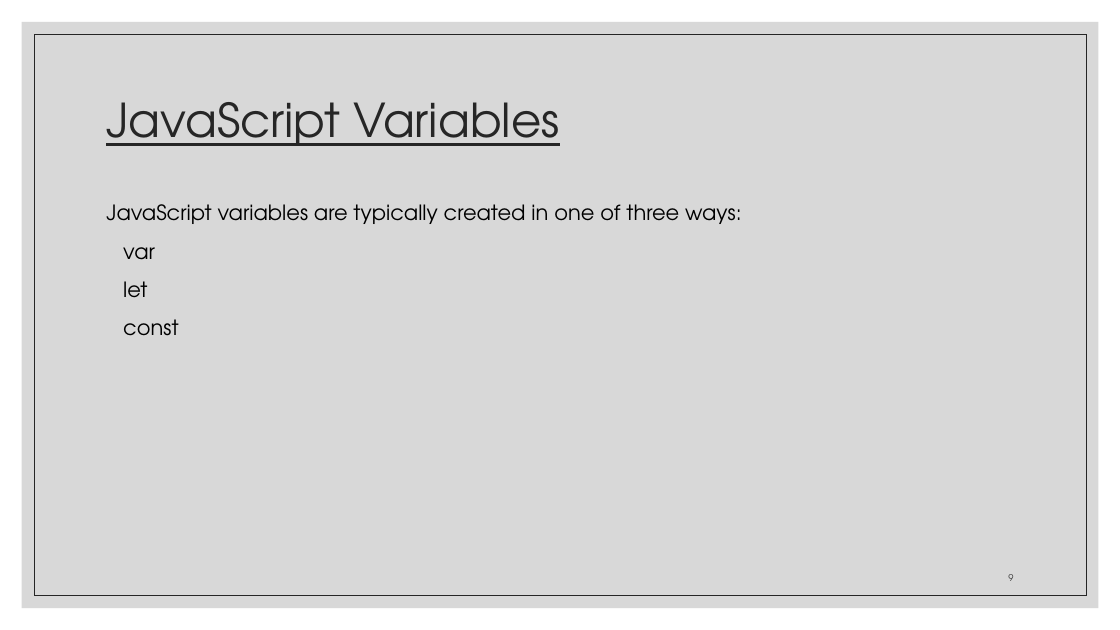
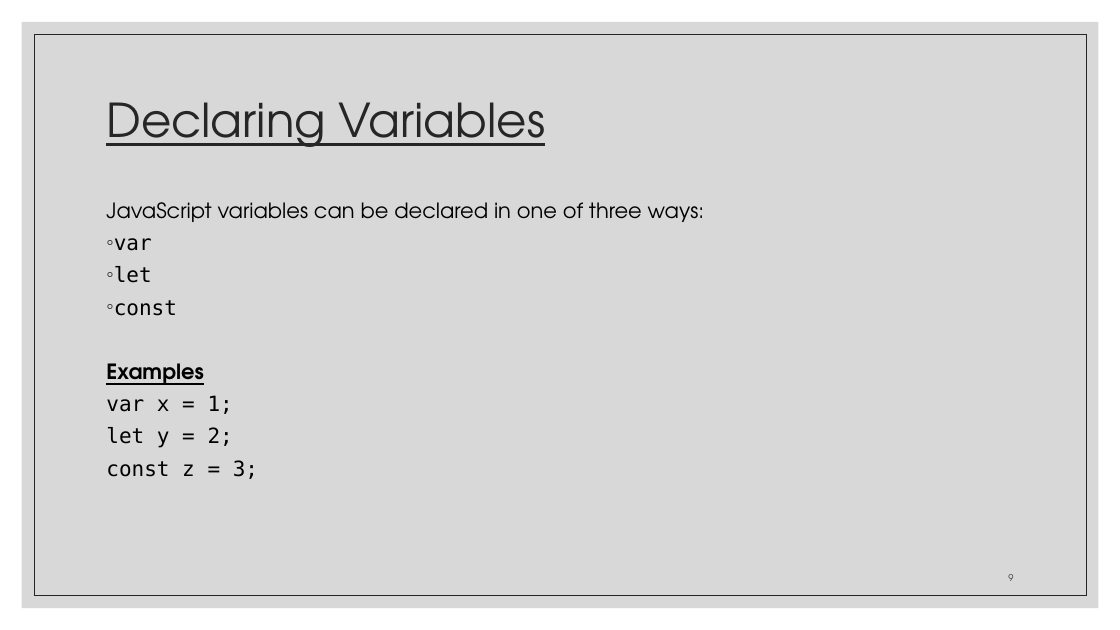
Before and after one commit to zackstotts/base-node-curriculum, a slide deck: slide 9 of unit_00/html_review/04 JavaScript.pptx. Drawn at 1120x630 pixels with LibreOffice and Linux fonts; fonts in the diff are those of the drawing. Boxes give left, top, right and bottom in pixels: in the first picture for what was removed or moved away, otherwise in the second. Text is boxed around its words. In the diff, an @@ line names an element or a change of style, - is before the commit and + after.

```diff
--- a/unit_00/html_review/04 JavaScript.pptx
+++ b/unit_00/html_review/04 JavaScript.pptx
@@ title at [106,102,545,147]: text changed @@
-JavaScript Variables
+Declaring Variables
@@ text at [106,202,705,222]: text changed @@
-JavaScript variables are typically created in one of three ways:
+JavaScript variables can be declared in one of three ways:
@@ text at [114,238,177,316]: font TeX Gyre Adventor to DejaVu Sans Mono in "var", "let", "const"; bullet none to ◦; line spacing 1.1 to 1; less space between paragraphs @@
@@ text at [106,363,258,479]: paragraphs added @@
+Examples
+var x = 1;
+let y = 2;
+const z = 3;
```
Also in this commit, not shown: 12 other slides changed, 25 slides added, 28 slides removed.
